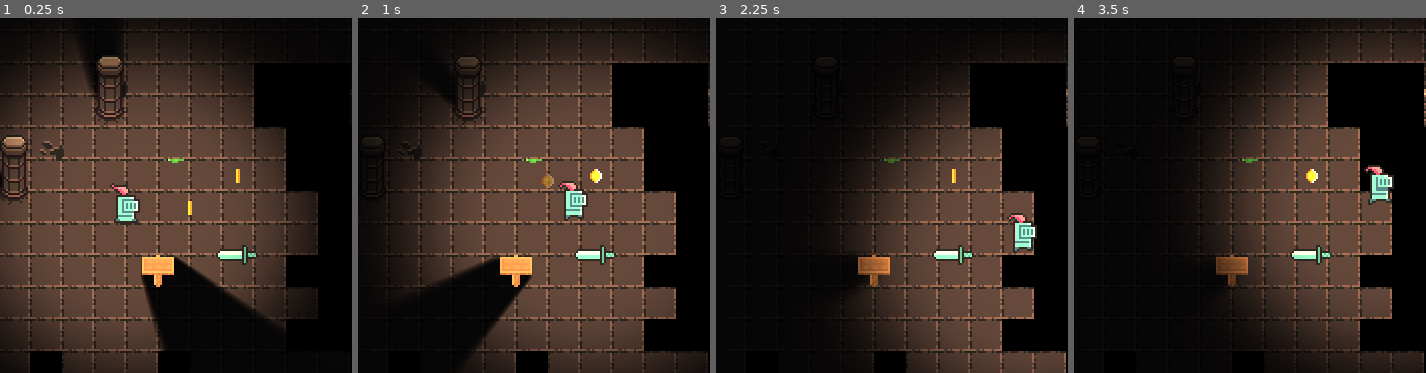
Above: before the commit, frames 1-4 (left to right).
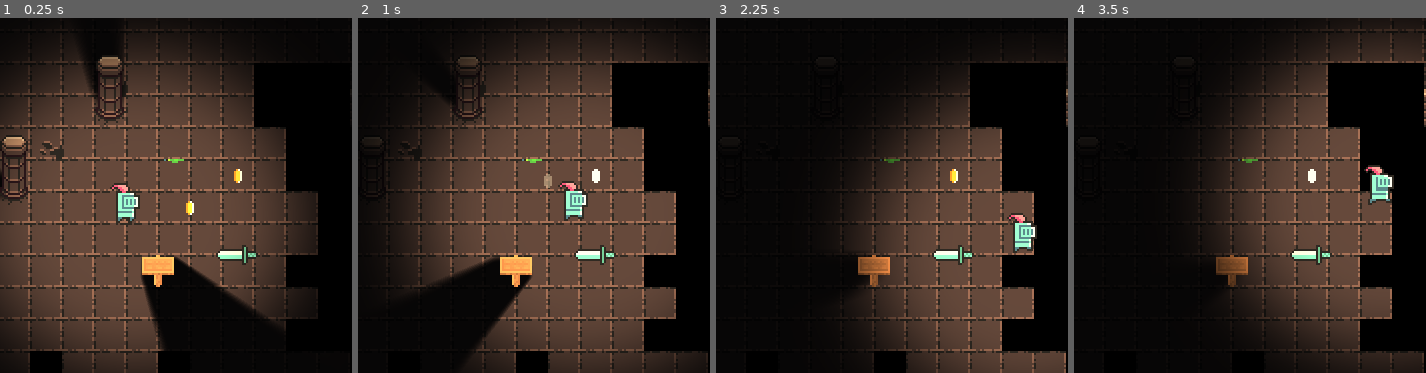
Above: after the commit, the same moments.

Repository: ginestopo/Dungeon-game
Game: Godot game, scene res://scenes/test_level.tscn
The game is run twice, just before and just after one commit, with the same random seed, the same clock (stepped at 60 frames per second) and the same inputs.
Inputs:
- Up to frame 1 (0.25 s): no input
- Up to frame 2 (1 s): hold Right (ui_right) from 0.53 s (still down); hold E (interact) from 0.53 s (still down); tap Space (ui_select) at 0.77 s
- Up to frame 3 (2.25 s): release Right (ui_right) at 1.28 s; release E (interact) at 1.28 s; hold Down (ui_down) 1.28-2.03 s; tap Shift (sprint) at 1.35 s; tap Space (ui_select) at 1.52 s; tap Enter at 2 s; hold Right (ui_right) from 2.03 s (still down); hold E (interact) from 2.03 s (still down)
- Up to frame 4 (3.5 s): tap Space (ui_select) at 2.75, 3.02 s; release Right (ui_right) at 2.78 s; release E (interact) at 2.78 s; hold Up (ui_up) from 2.78 s (still down); tap Shift (sprint) at 2.85 s
The pictures show only the part of the screen within x 48-98%, y 43-93%; the shares and areas given below are measured in that part.

The runs differ from the first frame. In frame 1, 0.5% of the frame differs, in the area x 31-69%, y 42-58%; in frame 2, 0.2%; in frame 3, less than 0.1%; in frame 4, less than 0.1%.

Commit message:
minor changes
minor changes

Diff:
--- a/scenes/MOBS/character/character.tscn
+++ b/scenes/MOBS/character/character.tscn
@@ -62,6 +62,7 @@
 position = Vector2( 0, -13.9068 )
 frames = SubResource( 2 )
 animation = "idle"
+frame = 2
 playing = true
 
 [node name="AnimationPlayer" type="AnimationPlayer" parent="."]
--- a/scenes/objects/coin/Coin.tscn
+++ b/scenes/objects/coin/Coin.tscn
@@ -77,7 +77,7 @@
 
 [node name="AnimatedSprite" type="AnimatedSprite" parent="."]
 frames = SubResource( 1 )
-frame = 1
+frame = 2
 playing = true
 
 [node name="Area2D" type="Area2D" parent="."]
